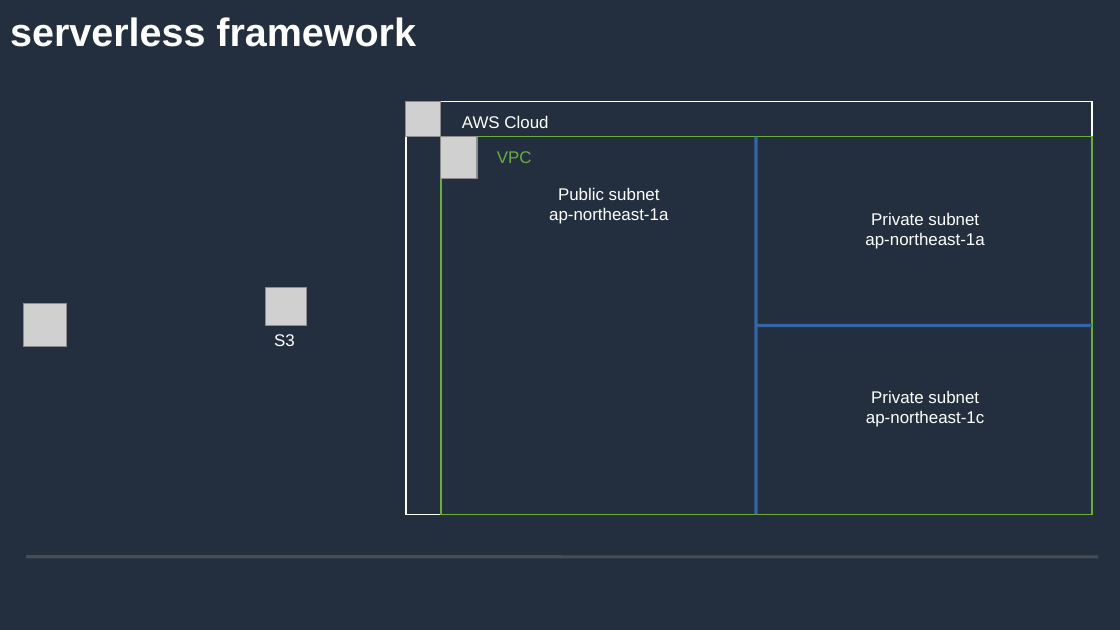
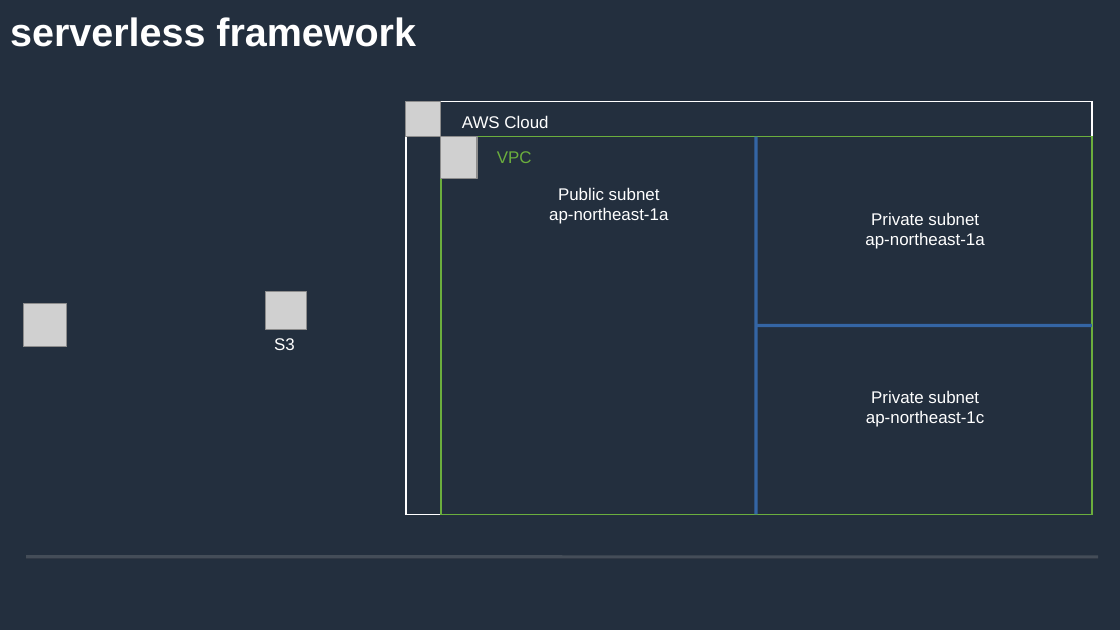
Before and after one commit to andygithub9/cfc104_2, a slide deck: slide 12 of 104.odp (slide 3 before the commit). Drawn at 1120x630 pixels with LibreOffice and Linux fonts; fonts in the diff are those of the drawing; grey boxes stand for pictures; background and template pictures are left out. Boxes give left, top, right and bottom in pixels: in the first picture for what was removed or moved away, otherwise in the second. Text is boxed around its words. In the diff, an @@ line names an element or a change of style, - is before the commit and + after.

Commit message:
odp

```diff
--- a/104.odp
+++ b/104.odp
@@ picture: place and size @@
-picture at [266,288,307,326]
+picture at [266,292,307,330]
@@ text "S3": place and size @@
-text "S3" at [274,334,295,346]
+text "S3" at [274,338,295,350]
```
Also in this commit, not shown: 1 other slide changed, 20 slides added.
